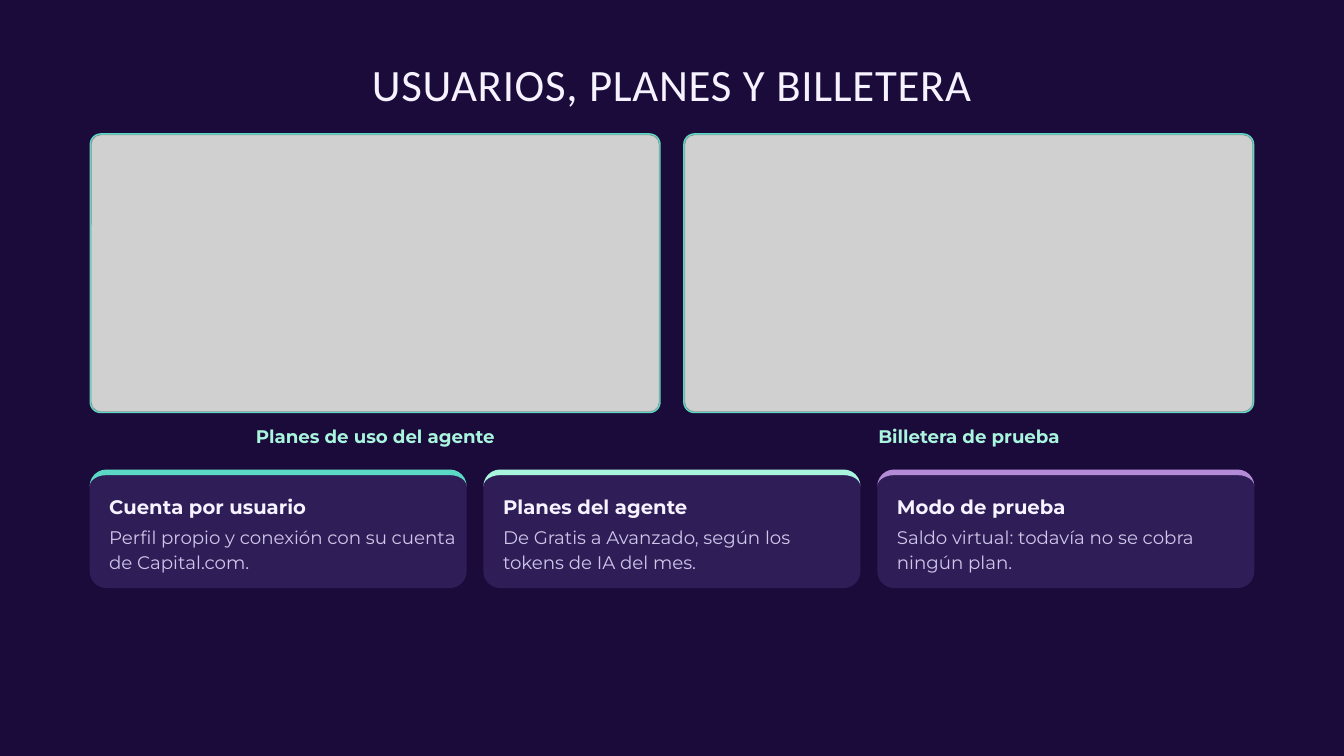
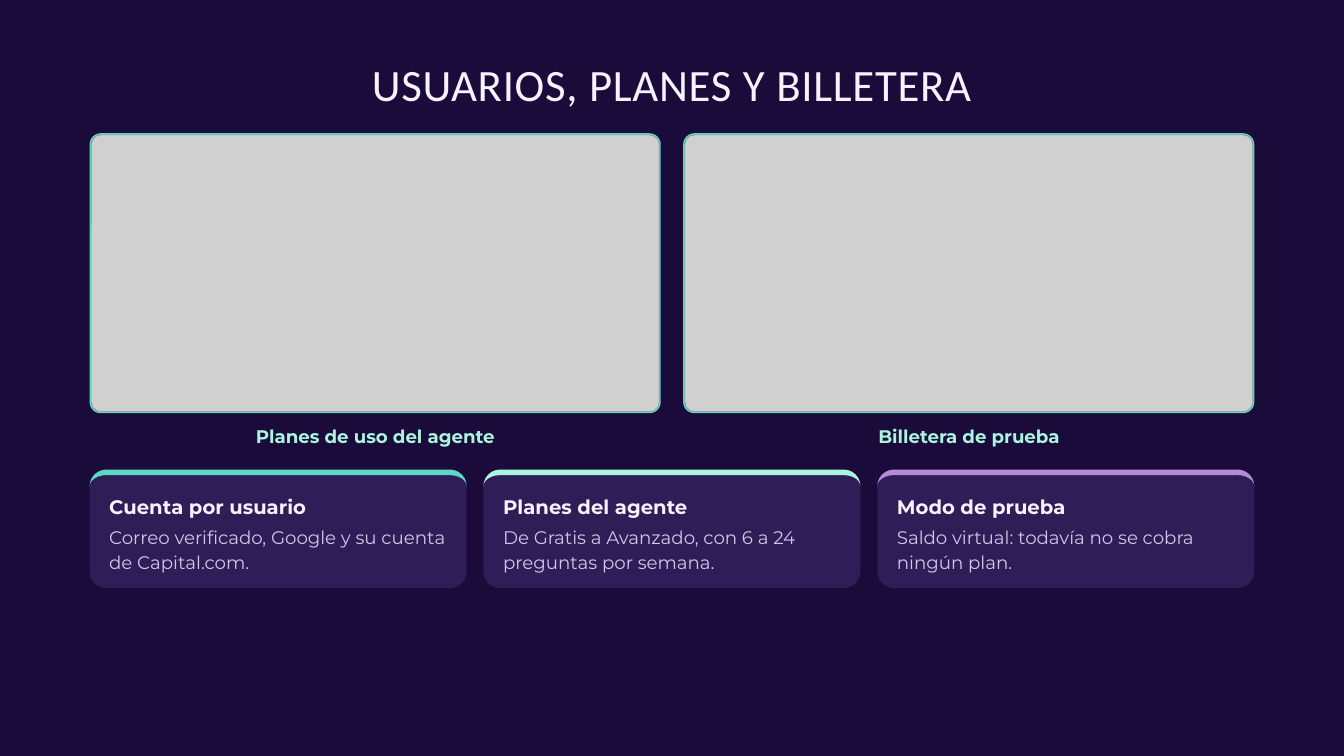
Before and after one commit to Cristian-Higuera-byte/RepAgenteIA, a slide deck: slide 8 of FASE 2/Grupales/Avance 2 Agente IA Bursátil.pptx. Drawn at 1344x756 pixels with LibreOffice and Linux fonts; fonts in the diff are those of the drawing; grey boxes stand for pictures. Boxes give left, top, right and bottom in pixels: in the first picture for what was removed or moved away, otherwise in the second. Text is boxed around its words. In the diff, an @@ line names an element or a change of style, - is before the commit and + after.

```diff
--- a/FASE 2/Grupales/Avance 2 Agente IA Bursátil.pptx
+++ b/FASE 2/Grupales/Avance 2 Agente IA Bursátil.pptx
@@ text at <box>109,530,445,573</box>: text changed @@
-Perfil propio y conexión con su cuenta de Capital.com.
+Correo verificado, Google y su cuenta de Capital.com.
@@ text at <box>503,530,795,573</box>: text changed @@
-De Gratis a Avanzado, según los tokens de IA del mes.
+De Gratis a Avanzado, con 6 a 24 preguntas por semana.
```
Also in this commit, not shown: 5 other slides changed, 2 slides added.
